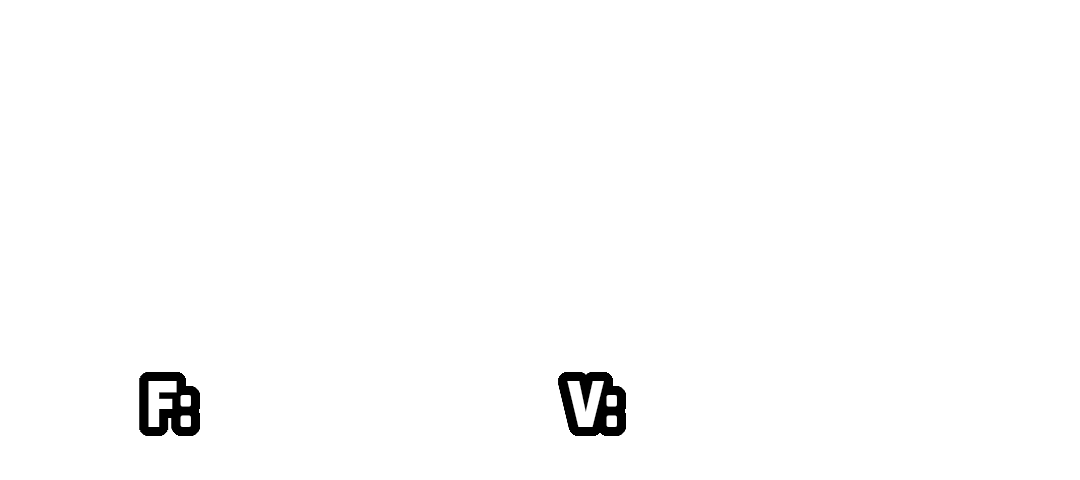
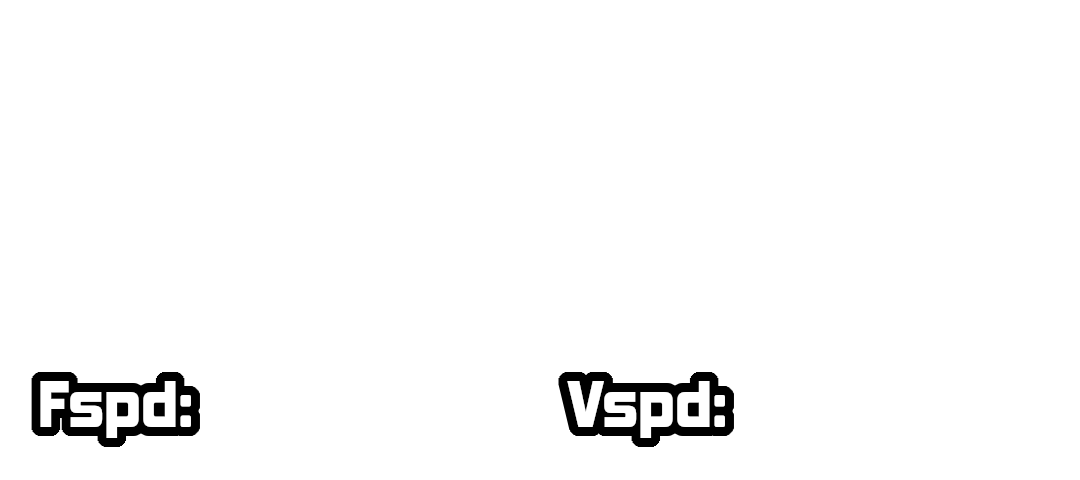
The second 1080x480 image is a revision of the first. Changes to its layers:
added layer "F: #1" above "F:" over [31, 372, 200, 447]
hid "F:" over [139, 372, 200, 436]
added layer "Vspd:" above "V:" over [558, 372, 734, 447]
hid "V:" over [558, 372, 626, 436]
